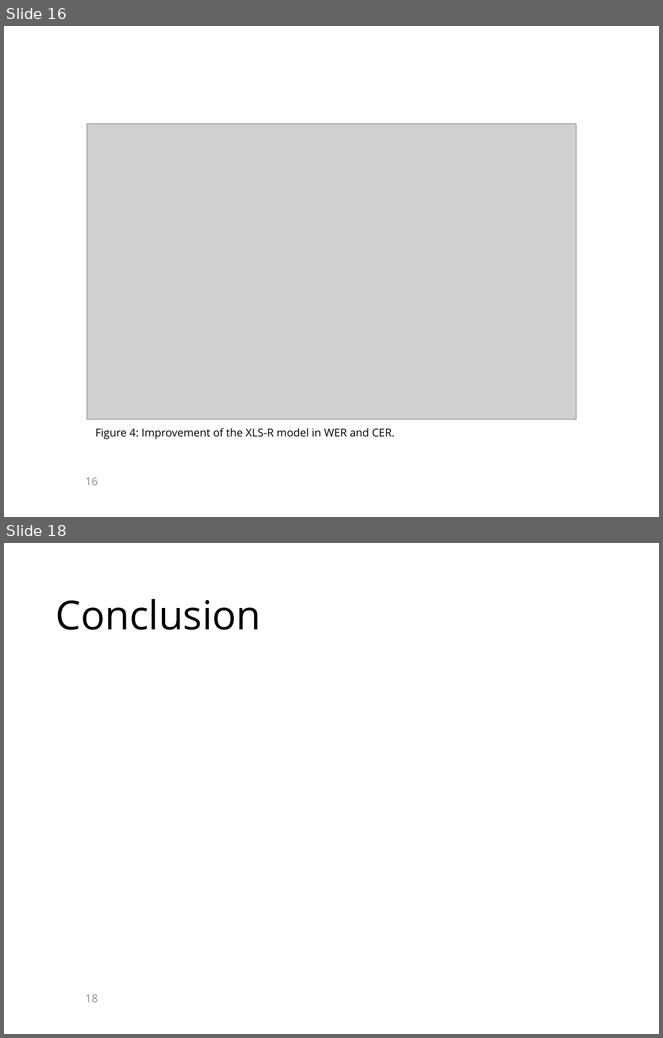
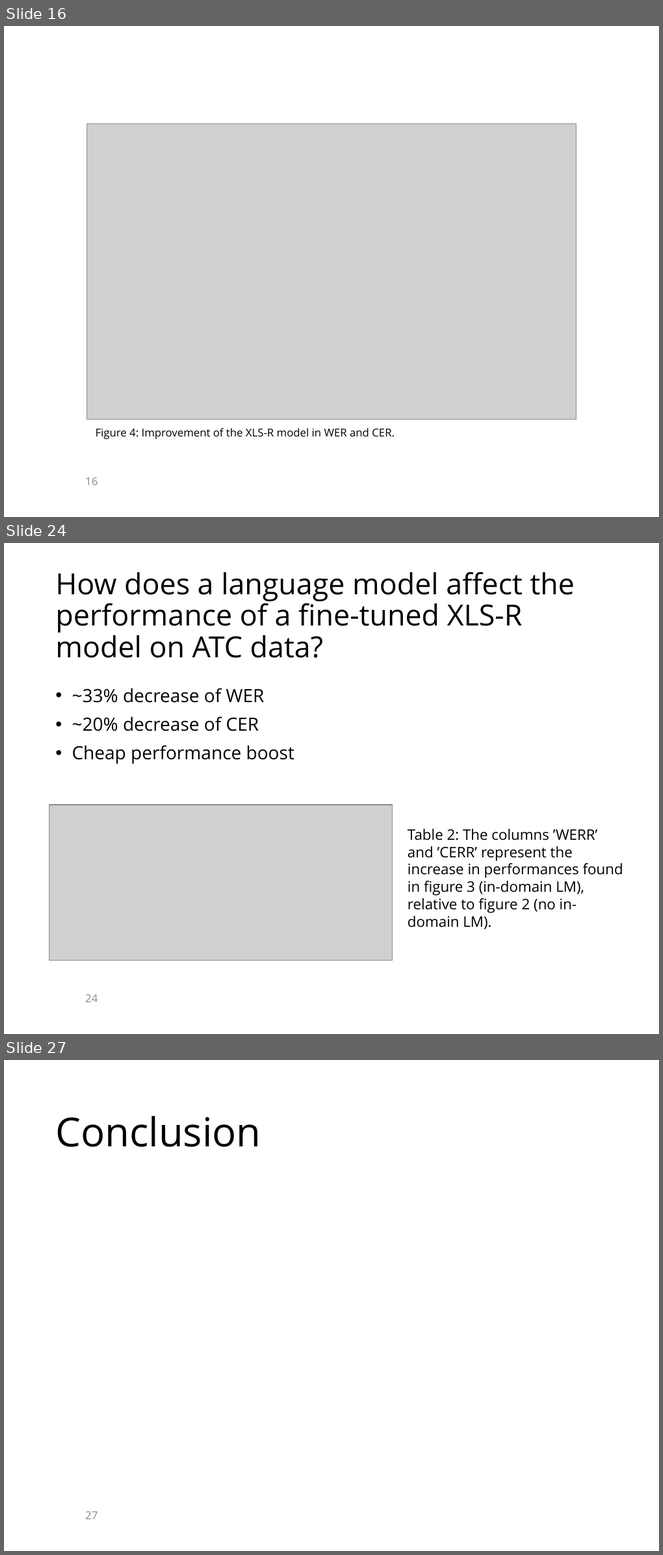
Before and after one commit to KaranChand/ATC, a slide deck: Thesis presentation ATC.pptx. Shown one above the other, each under a label of ours: slides 16 and 18 before the commit, slides 16, 24 and 27 after it; the slides between them are not shown. The pictures are 663x1038 and 663x1555 pixels, drawn with LibreOffice and Linux fonts; fonts in the diff are those of the drawing; grey boxes stand for pictures; background and template pictures are left out. Boxes give left, top, right and bottom in pixels: in the first picture for what was removed or moved away, otherwise in the second. Text is boxed around its words. In the diff, an @@ line names an element or a change of style, - is before the commit and + after.

```diff
--- a/Thesis presentation ATC.pptx
+++ b/Thesis presentation ATC.pptx
@@ slide 24 added at box(4, 543, 659, 1034), background picture (left out) @@
@@ title added at box(55, 572, 575, 658), 32 pt, text #000000 @@
+How does a language model affect the performance of a fine-tuned XLS-R model on ATC data?
@@ text added at box(72, 688, 295, 764), 20 pt, text #000000 @@
+• ~33% decrease of WER
+• ~20% decrease of CER
+• Cheap performance boost
@@ picture added at box(50, 805, 393, 961) @@
@@ text added at box(408, 829, 623, 930), 16 pt, text #000000 @@
+Table 2: The columns ’WERR’ and ’CERR’ represent the increase in performances found in figure 3 (in-domain LM), relative to figure 2 (no in-domain LM).
@@ page number added at box(85, 995, 98, 1003), 12 pt, text #8C8C8C @@
+24
@@ what was slide 18 is now slide 27 @@
@@ page number at box(85, 1512, 98, 1520): text changed @@
-18
+27
```
Also in this commit, not shown: 2 slides changed, 9 other slides added, 1 slide removed.
